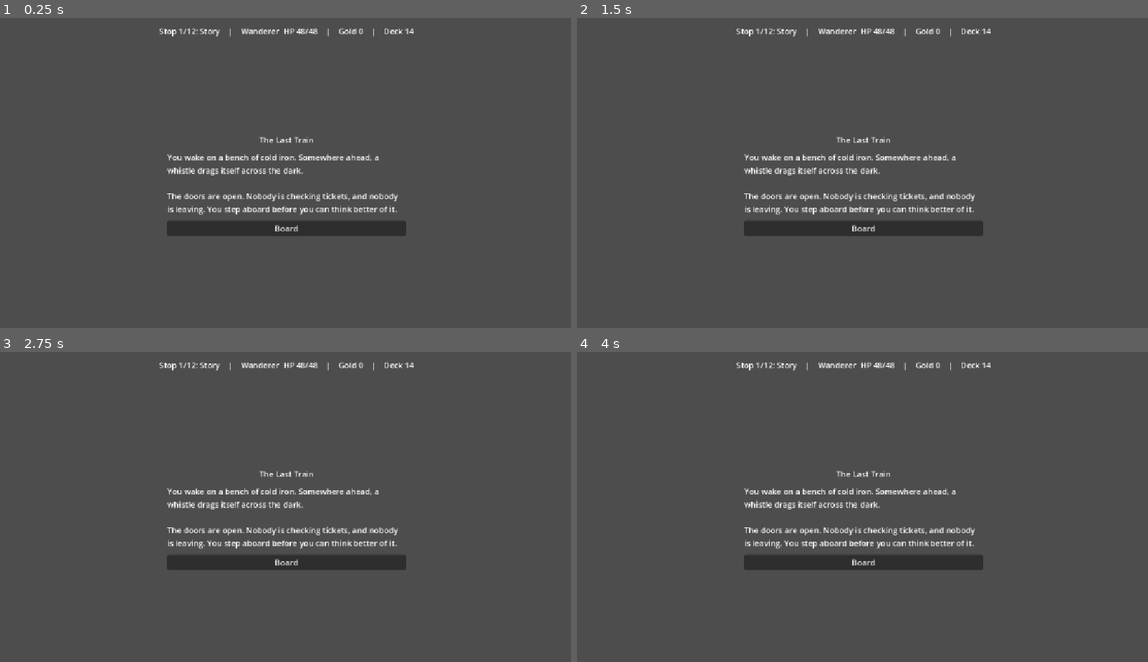
Above: before the commit, frames 1-4 (two rows, left to right).
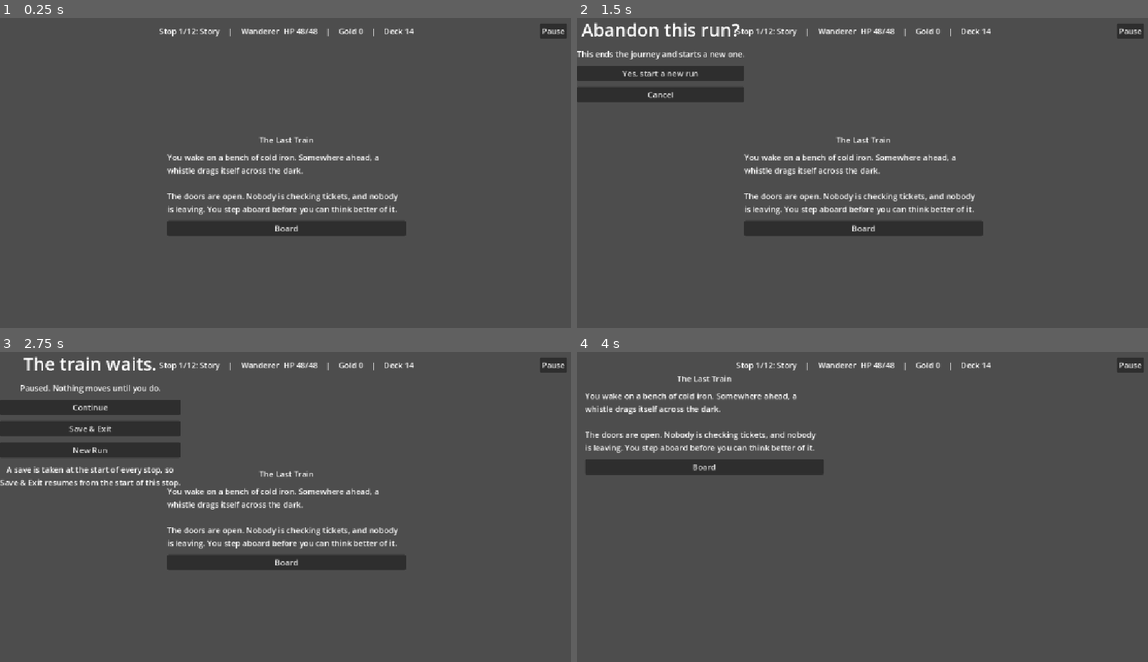
Above: after the commit, the same moments.

Repository: grump606/card-battle-prototype
Game: Godot game, scene res://run.tscn
The game is run twice, just before and just after one commit, with the same random seed, the same clock (stepped at 60 frames per second) and the same inputs.
Inputs (mouse positions are in pixels of both pictures, inside the frame that each line leads up to):
- Up to frame 1 (0.25 s): no input
- Up to frame 2 (1.5 s): click (1130, 30) at 0.5 s, where only the run after the commit has a clickable "Pause"; click (668, 117) at 1.25 s, where only the run after the commit has a clickable "New Run"
- Up to frame 3 (2.75 s): click (85, 429) at 2 s, where only the run after the commit has a clickable "Cancel"
- Up to frame 4 (4 s): click (668, 451) at 2.75 s, where only the run after the commit has a clickable "New Run"; click (662, 407) at 3.5 s, where only the run after the commit has a clickable "Yes, start a new run"

The runs differ from the first frame. In frame 1, 0.2% of the frame differs, in the area x 94-100%, y 1-7%; in frame 2, 3.7%; in frame 3, 5.9%; in frame 4, 7.6%, in the area x 1-100%, y 1-71%.

Commit message:
Add a full-screen pause menu with Continue, Save & Exit and New Run
Co-Authored-By: Claude Sonnet 5.5 <noreply@anthropic.com>

Diff:
--- a/run.gd
+++ b/run.gd
@@ -18,9 +18,16 @@
 ## One-off message shown above the header line: a bad save on launch, or a save/delete failure.
 var _notice := ""
 var _notice_shown := false
+## Pause menu: a button in the corner and an overlay that freezes the scene tree.
+var _pause_button: Button
+var _pause_overlay: Control
+var _pause_box: VBoxContainer
+## What "Save & Exit" calls once the save is safe; tests replace it so they do not quit.
+var exit_callable: Callable = func() -> void: get_tree().quit()
 
 
 func _ready() -> void:
+	_build_pause_menu()
 	var loaded := RunSave.load_file(save_path)
 	if loaded.run != null:
 		_offer_continue(loaded.run)
@@ -33,6 +40,7 @@
 
 ## Launch with a valid save: nothing starts until the player picks Continue or New Run.
 func _offer_continue(saved: RunState) -> void:
+	_pause_button.visible = false
 	_header.text = "Saved run found"
 	var box := _panel("Stop %d/%d, %s HP %d/%d, Gold %d, Deck %d" % [
 		saved.stop_index + 1, saved.stops.size(), saved.player.display_name, saved.player.hp, saved.player.max_hp, saved.gold, saved.deck.size(),
@@ -93,6 +101,7 @@
 		position, _run.stops.size(), stop_text, player.display_name, player.hp, player.max_hp, _run.gold, _run.deck.size(),
 	]
 	_notice_shown = _notice != ""
+	_pause_button.visible = not _run.finished
 
 
 func _clear_body() -> void:
@@ -289,3 +298,106 @@
 	button.pressed.connect(on_pressed)
 	box.add_child(button)
 	return button
+
+
+# --- Pause menu -------------------------------------------------------------
+
+func _build_pause_menu() -> void:
+	# This screen keeps running while the tree is paused (the overlay buttons and the Escape key
+	# need to), so only the run body, which holds the fight, is made pausable.
+	process_mode = Node.PROCESS_MODE_ALWAYS
+	_body.process_mode = Node.PROCESS_MODE_PAUSABLE
+	_pause_button = Button.new()
+	_pause_button.text = "Pause"
+	_pause_button.visible = false
+	_pause_button.focus_mode = Control.FOCUS_NONE # keys belong to the battle screen
+	_pause_button.pressed.connect(_set_paused.bind(true))
+	add_child(_pause_button)
+	_pause_button.set_anchors_and_offsets_preset(Control.PRESET_TOP_RIGHT, Control.PRESET_MODE_MINSIZE, 12)
+
+	_pause_overlay = Control.new()
+	_pause_overlay.visible = false
+	add_child(_pause_overlay)
+	_pause_overlay.set_anchors_preset(Control.PRESET_FULL_RECT)
+	var dim := ColorRect.new()
+	# Opaque, so the pause is a full screen of its own rather than a veil over the fight.
+	dim.color = Color(0.04, 0.04, 0.07)
+	dim.mouse_filter = Control.MOUSE_FILTER_STOP # nothing underneath can be clicked
+	_pause_overlay.add_child(dim)
+	dim.set_anchors_preset(Control.PRESET_FULL_RECT)
+	var center := CenterContainer.new()
+	_pause_overlay.add_child(center)
+	center.set_anchors_preset(Control.PRESET_FULL_RECT)
+	_pause_box = VBoxContainer.new()
+	_pause_box.add_theme_constant_override("separation", 12)
+	center.add_child(_pause_box)
+
+
+func _unhandled_key_input(event: InputEvent) -> void:
+	if not (event is InputEventKey) or not event.pressed or event.echo or event.keycode != KEY_ESCAPE:
+		return
+	if _pause_overlay.visible or _pause_button.visible:
+		_set_paused(not _pause_overlay.visible)
+		get_viewport().set_input_as_handled()
+
+
+func _set_paused(on: bool) -> void:
+	get_tree().paused = on
+	_pause_overlay.visible = on
+	if on:
+		_show_pause_options("")
+
+
+func _show_pause_options(message: String) -> void:
+	_clear_pause_box()
+	_add_pause_label("The train waits.", 36)
+	_add_pause_label("Paused. Nothing moves until you do.")
+	if message != "":
+		_add_pause_label(message)
+	_add_button(_pause_box, "Continue", _set_paused.bind(false))
+	_add_button(_pause_box, "Save & Exit", _save_and_exit)
+	_add_button(_pause_box, "New Run", _confirm_new_run)
+	_add_pause_label("A save is taken at the start of every stop, so\nSave & Exit resumes from the start of this stop.")
+
+
+func _confirm_new_run() -> void:
+	_clear_pause_box()
+	_add_pause_label("Abandon this run?", 36)
+	_add_pause_label("This ends the journey and starts a new one.")
+	_add_button(_pause_box, "Yes, start a new run", _start_new_run_from_pause)
+	_add_button(_pause_box, "Cancel", _show_pause_options.bind(""))
+
+
+func _start_new_run_from_pause() -> void:
+	_set_paused(false)
+	_new_run()
+
+
+## The run is saved at the start of each stop, so mid-fight the existing save is already the
+## resume point; only at a stop boundary is there anything new to write. Never exits unless
+## a save exists to come back to.
+func _save_and_exit() -> void:
+	if _run.at_stop_boundary():
+		var error := RunSave.save(_run, save_path)
+		if error != "":
+			_show_pause_options("Could not save: %s" % error)
+			return
+	elif not FileAccess.file_exists(save_path):
+		_show_pause_options("No save to resume from, so not exiting.")
+		return
+	exit_callable.call()
+
+
+func _clear_pause_box() -> void:
+	for child in _pause_box.get_children():
+		_pause_box.remove_child(child)
+		child.queue_free()
+
+
+func _add_pause_label(text: String, font_size: int = 0) -> void:
+	var label := Label.new()
+	label.text = text
+	if font_size > 0:
+		label.add_theme_font_size_override("font_size", font_size)
+	label.horizontal_alignment = HORIZONTAL_ALIGNMENT_CENTER
+	_pause_box.add_child(label)
--- a/run/run_save.gd
+++ b/run/run_save.gd
@@ -82,7 +82,7 @@
 	var rng_text: Variant = d.get("rng_state")
 	# Canonical text only: a number outside int64 or with padding would silently become a
 	# different state through to_int().
-	if typeof(rng_text) != TYPE_STRING or str((rng_text as String).to_int()) != rng_text:
+	if typeof(rng_text) != TYPE_STRING or (rng_text as String).length() > (20 if (rng_text as String).begins_with("-") else 19) or str((rng_text as String).to_int()) != rng_text:
 		return Result.fail("bad rng_state")
 	var raw_deck: Variant = d.get("deck")
 	if typeof(raw_deck) != TYPE_ARRAY or (raw_deck as Array).is_empty() or (raw_deck as Array).size() > MAX_DECK:
--- a/tests/ui_flow_test.gd
+++ b/tests/ui_flow_test.gd
@@ -213,7 +213,94 @@
 	_check((bad_scene.get_node("%HeaderLabel") as Label).text.contains("could not be loaded"), "a corrupt save shows a message")
 	bad_scene.queue_free()
 	await process_frame
+
+	# Pause menu: opens over a fight, freezes it, and offers Continue, Save & Exit and New Run.
+	RunSave.delete(test_save)
+	var pause_scene: Control = load("res://run.tscn").instantiate()
+	pause_scene.save_path = test_save
+	var exits := [0]
+	pause_scene.exit_callable = func() -> void: exits[0] += 1
+	root.add_child(pause_scene)
+	await process_frame
+	var pause_button: Button = pause_scene._pause_button
+	var overlay: Control = pause_scene._pause_overlay
+	_check(pause_button.visible and not overlay.visible, "a running run shows the Pause button and a closed menu")
+	pause_scene._run.read_story()
+	pause_scene._show_stop()
+	await process_frame
+	_check(pause_scene._run.current_stop().type == RunState.StopType.COMBAT, "setup: standing at a fight")
+	var fight: Node = pause_scene.get_node("%Body").get_child(0)
+	var energy_before: int = fight._combat.energy
+	pause_button.pressed.emit()
+	await process_frame
+	_check(overlay.visible and pause_scene.get_tree().paused, "Pause opens the menu and pauses the tree")
+	_check(_find(pause_scene._pause_box, "Continue") != null and _find(pause_scene._pause_box, "Save & Exit") != null and _find(pause_scene._pause_box, "New Run") != null, "the pause menu offers Continue, Save & Exit and New Run")
+	_find(pause_scene._pause_box, "Continue").pressed.emit()
+	await process_frame
+	_check(not overlay.visible and not pause_scene.get_tree().paused, "Continue closes the menu and unpauses")
+	_check(fight._combat.energy == energy_before, "the fight is untouched by pausing")
+
+	# Escape toggles the menu.
+	var esc := InputEventKey.new()
+	esc.keycode = KEY_ESCAPE
+	esc.pressed = true
+	pause_scene._unhandled_key_input(esc)
+	_check(overlay.visible and pause_scene.get_tree().paused, "Escape opens the menu")
+	pause_scene._unhandled_key_input(esc)
+	_check(not overlay.visible and not pause_scene.get_tree().paused, "Escape closes it again")
+
+	# Save & Exit mid-fight keeps the stop-start save and exits; it refuses with no save.
+	pause_button.pressed.emit()
+	await process_frame
+	RunSave.delete(test_save)
+	_find(pause_scene._pause_box, "Save & Exit").pressed.emit()
+	await process_frame
+	_check(exits[0] == 0 and _all_text(pause_scene._pause_box).contains("No save to resume"), "Save & Exit refuses to exit when there is no save to resume from")
+	_set_paused_off(pause_scene)
+	pause_scene._run.complete_combat(true)
+	pause_scene._run.resolve_reward(null)
+	pause_scene._show_stop()
+	await process_frame
+	var at_next: int = pause_scene._run.stop_index
+	pause_button.pressed.emit()
+	await process_frame
+	_find(pause_scene._pause_box, "Save & Exit").pressed.emit()
+	await process_frame
+	var after_exit := RunSave.load_file(test_save)
+	_check(exits[0] == 1 and after_exit.run != null and after_exit.run.stop_index == at_next, "Save & Exit writes the save and exits")
+	_set_paused_off(pause_scene)
+
+	# New Run asks first, and Cancel backs out.
+	pause_button.pressed.emit()
+	await process_frame
+	var stop_before_new: int = pause_scene._run.stop_index
+	_find(pause_scene._pause_box, "New Run").pressed.emit()
+	await process_frame
+	_check(_all_text(pause_scene._pause_box).contains("Abandon this run") and pause_scene._run.stop_index == stop_before_new, "New Run asks for confirmation first")
+	_find(pause_scene._pause_box, "Cancel").pressed.emit()
+	await process_frame
+	_check(_find(pause_scene._pause_box, "Continue") != null and pause_scene._run.stop_index == stop_before_new, "Cancel returns to the pause menu with the run intact")
+	_find(pause_scene._pause_box, "New Run").pressed.emit()
+	await process_frame
+	_find(pause_scene._pause_box, "Yes").pressed.emit()
+	await process_frame
+	_check(not overlay.visible and not pause_scene.get_tree().paused and pause_scene._run.stop_index == 0, "confirming starts a fresh run and closes the menu")
+
+	# No Pause button once the run is over.
+	var done := RunState.new(4)
+	done.finished = true
+	pause_scene._run = done
+	pause_scene._show_stop()
+	await process_frame
+	_check(not pause_button.visible, "the Pause button is hidden on the end card")
+	pause_scene.queue_free()
+	await process_frame
+
 	RunSave.delete(test_save)
 
 	print("UI FLOW FAILURES: %d" % _failures)
 	quit(1 if _failures > 0 else 0)
+
+
+func _set_paused_off(scene: Control) -> void:
+	scene._set_paused(false)
Not shown, changed: README.md
